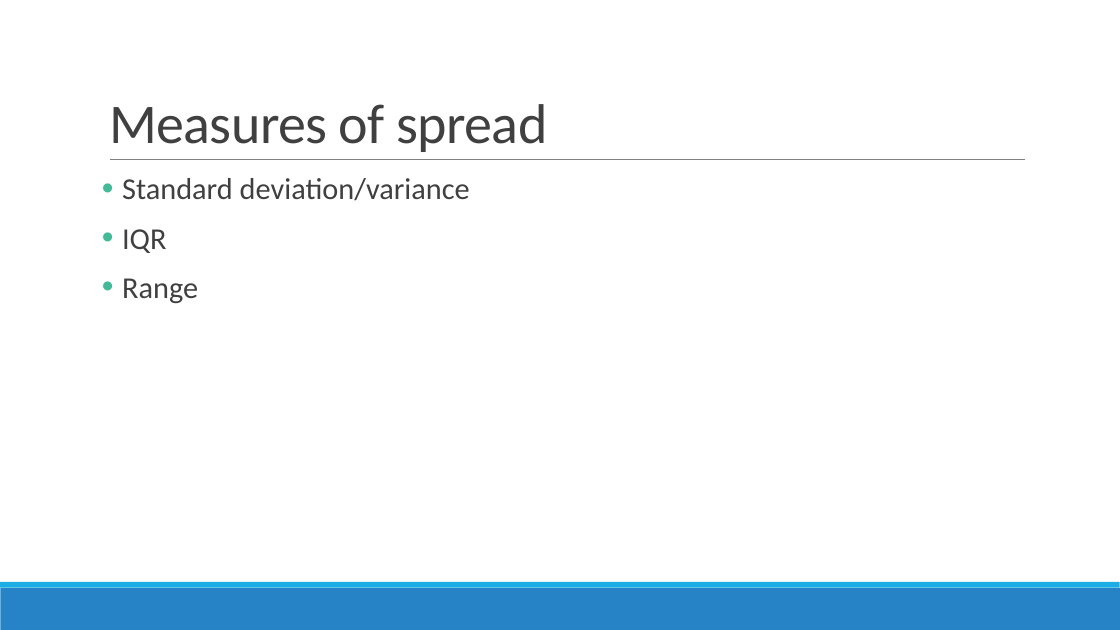
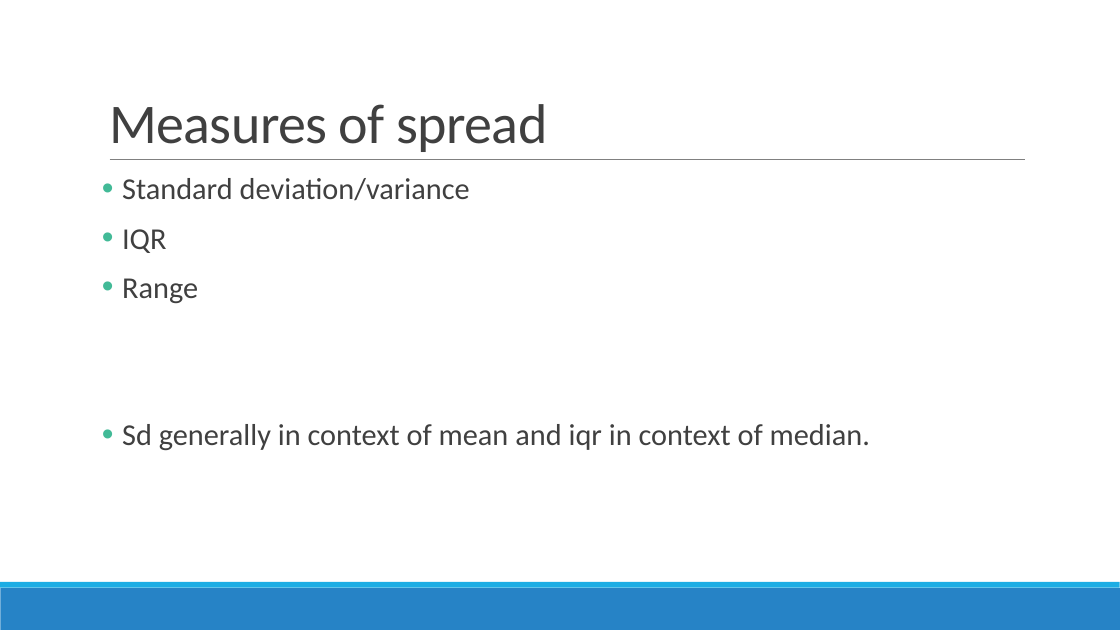
Before and after one commit to sjspielman/bio5312_fall2017, a slide deck: slide 9 of slides/intro.pptx. Drawn at 1120x630 pixels with LibreOffice and Linux fonts; fonts in the diff are those of the drawing. Boxes give left, top, right and bottom in pixels: in the first picture for what was removed or moved away, otherwise in the second. Text is boxed around its words. In the diff, an @@ line names an element or a change of style, - is before the commit and + after.

```diff
--- a/slides/intro.pptx
+++ b/slides/intro.pptx
@@ text at box(122, 424, 870, 450): paragraph added @@
+• Sd generally in context of mean and iqr in context of median.
```
Also in this commit, not shown: 3 other slides changed, 3 slides added.
